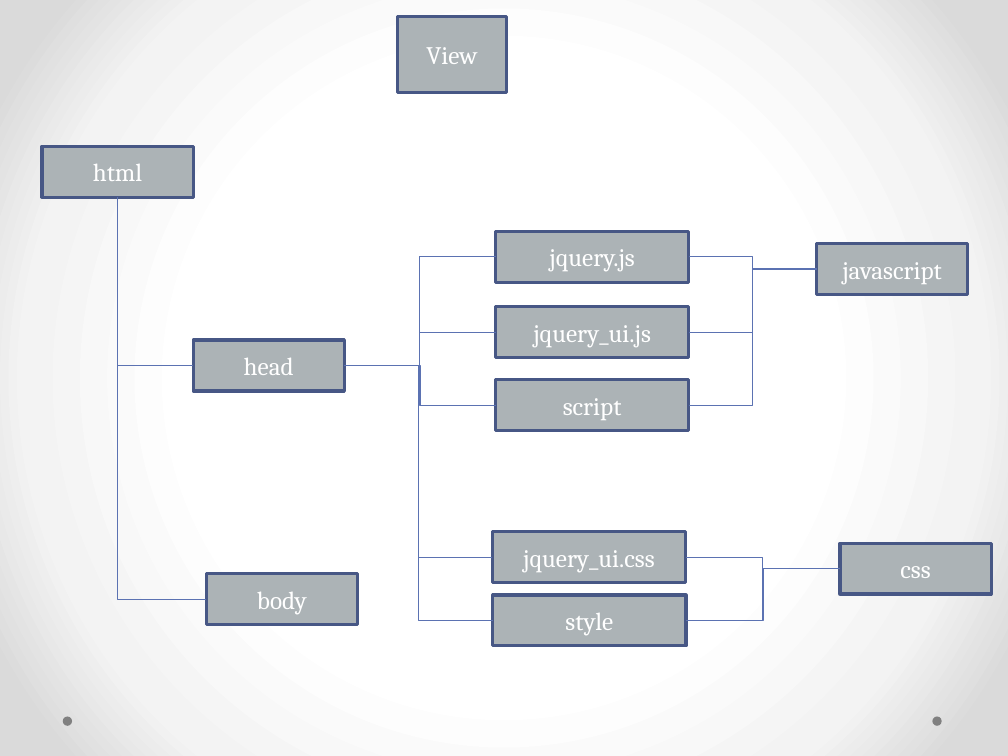
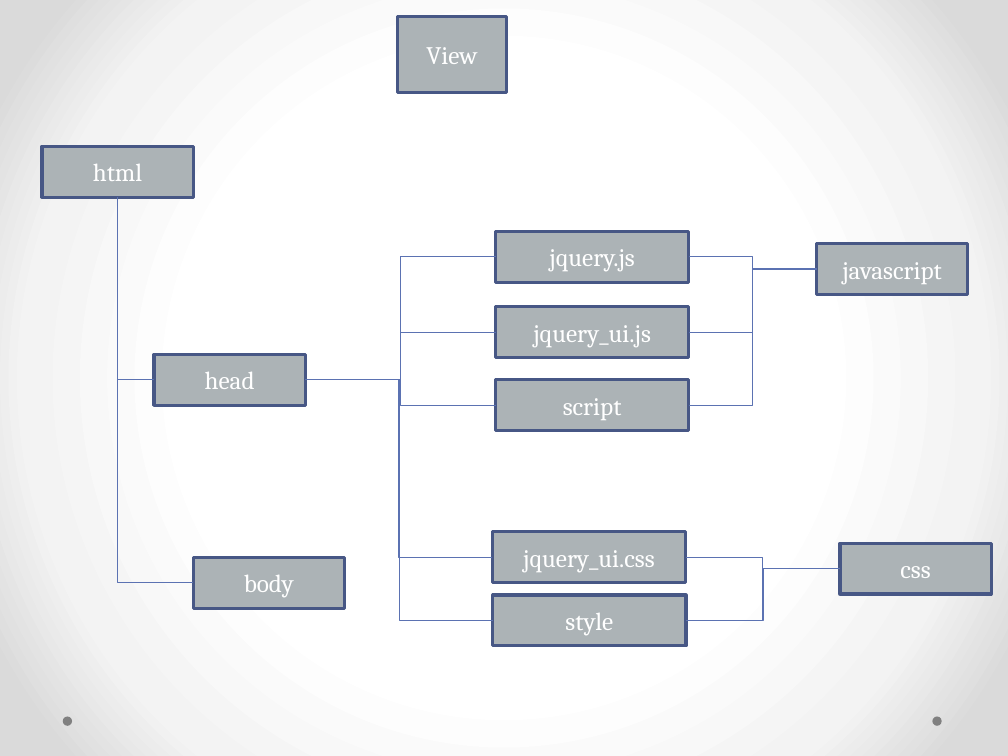
Before and after one commit to JamesLeB/Kevin, a slide deck: slide 2 of Document.pptx. Drawn at 1008x756 pixels with LibreOffice and Linux fonts; fonts in the diff are those of the drawing. Boxes give left, top, right and bottom in pixels: in the first picture for what was removed or moved away, otherwise in the second. Text is boxed around its words. In the diff, an @@ line names an element or a change of style, - is before the commit and + after.

```diff
--- a/Document.pptx
+++ b/Document.pptx
@@ elbow line moved from (118, 198) - (207, 599) to (118, 198) - (194, 583) @@
@@ elbow line moved from (118, 198) - (194, 366) to (118, 198) - (154, 380) @@
@@ elbow line moved from (345, 366) - (496, 257) to (305, 380) - (496, 257) @@
@@ rectangle "head": place and size @@
-rectangle "head" at [194,340,345,391]
+rectangle "head" at [154,355,305,406]
@@ elbow line moved from (345, 366) - (496, 333) to (305, 380) - (496, 333) @@
@@ elbow line moved from (493, 621) - (345, 366) to (493, 621) - (305, 380) @@
@@ elbow line moved from (345, 366) - (492, 557) to (305, 380) - (492, 557) @@
@@ elbow line moved from (496, 405) - (345, 366) to (496, 405) - (305, 380) @@
@@ rectangle "body": place and size @@
-rectangle "body" at [207,574,358,625]
+rectangle "body" at [194,557,345,609]
```
Also in this commit, not shown: 1 other slide changed, 3 slides added.
